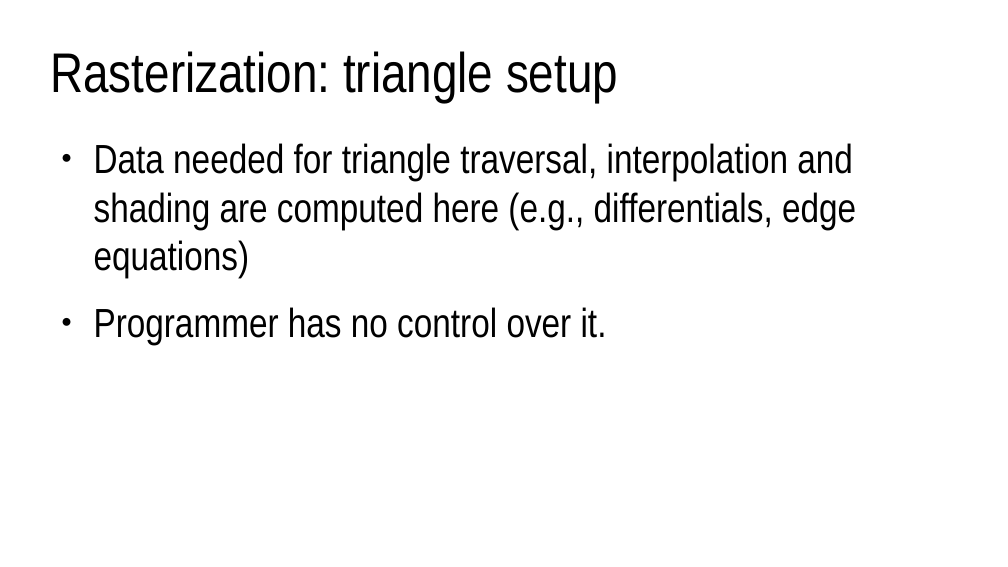
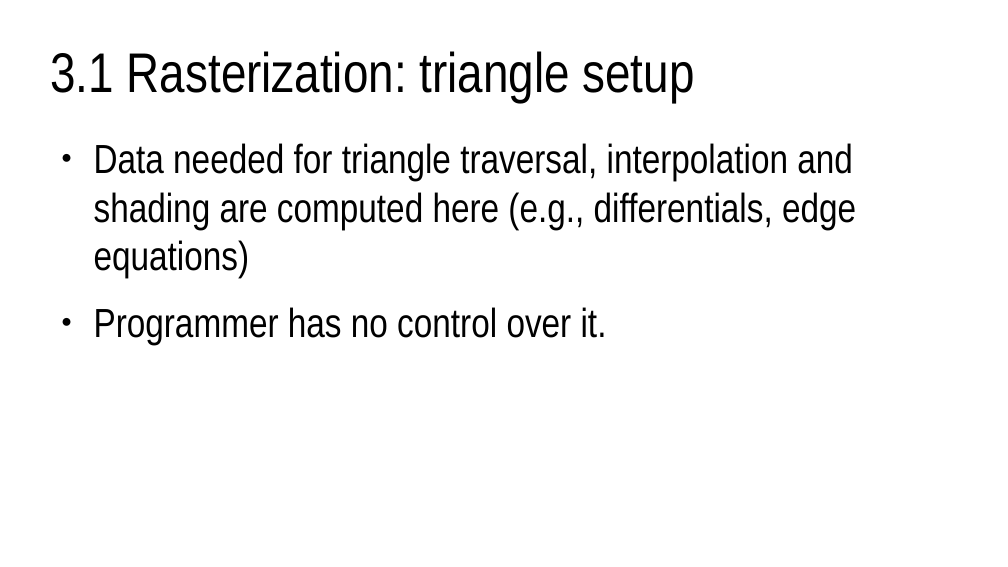
Before and after one commit to lorentzo/IntroductionToComputerGraphics, a slide deck: slide 30 of lectures/4_foundations_rendering/4_3_rasterization.odp (slide 25 before the commit). Drawn at 1008x567 pixels with LibreOffice and Linux fonts; fonts in the diff are those of the drawing. Boxes give left, top, right and bottom in pixels: in the first picture for what was removed or moved away, otherwise in the second. Text is boxed around its words. In the diff, an @@ line names an element or a change of style, - is before the commit and + after.

Commit message:
rasterization

```diff
--- a/lectures/4_foundations_rendering/4_3_rasterization.odp
+++ b/lectures/4_foundations_rendering/4_3_rasterization.odp
@@ title at [50,51,694,102]: text changed @@
-Rasterization: triangle setup
+3.1 Rasterization: triangle setup
```
Also in this commit, not shown: 20 other slides changed, 10 slides added, 1 slide removed, 1 other file.
